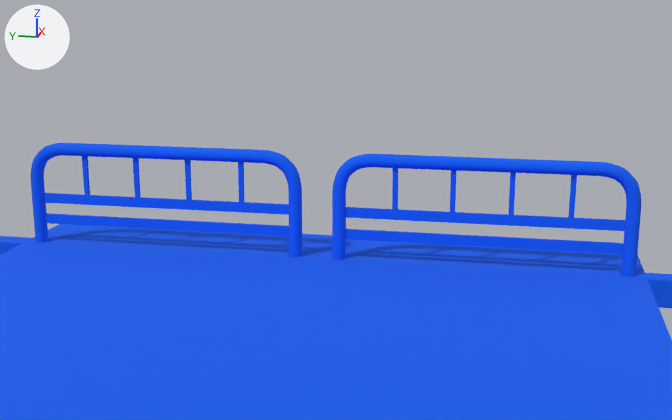
The FBX model Assets/Scenes/Level/Ian/Model/Train/Cargo/Cargo_Platform.fbx, before and after one commit.
Both versions are drawn from a 50 mm lens placed at (-7.89, -1.75, 3.66), pointed at (0.02, -0.17, 1.69). The axes (+X, +Y, +Z) are drawn at upper left. The lights are the same throughout. The first picture is the older version. Where no turn or scale is listed for an object, it has been applied to the vertices.

Objects in the first picture: 'Rejas', 'Vagon_Plataforma_Carga'.
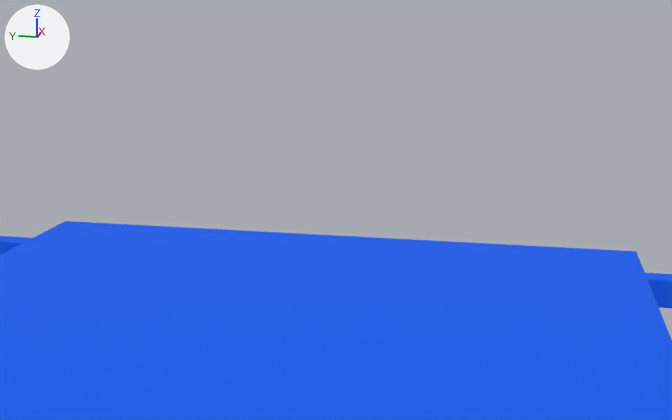
The newer file is also turned or shifted as a whole; pictures and numbers use the older file's frame.

The change in detail:
Object 'Rejas' (ob_rejas) is deleted.

Pixel boxes [x1, y1, x2, y2] of what changed, in the pictures (672 x 420 px):
'Rejas', deleted (blue)
    before: [31, 143, 641, 277]
